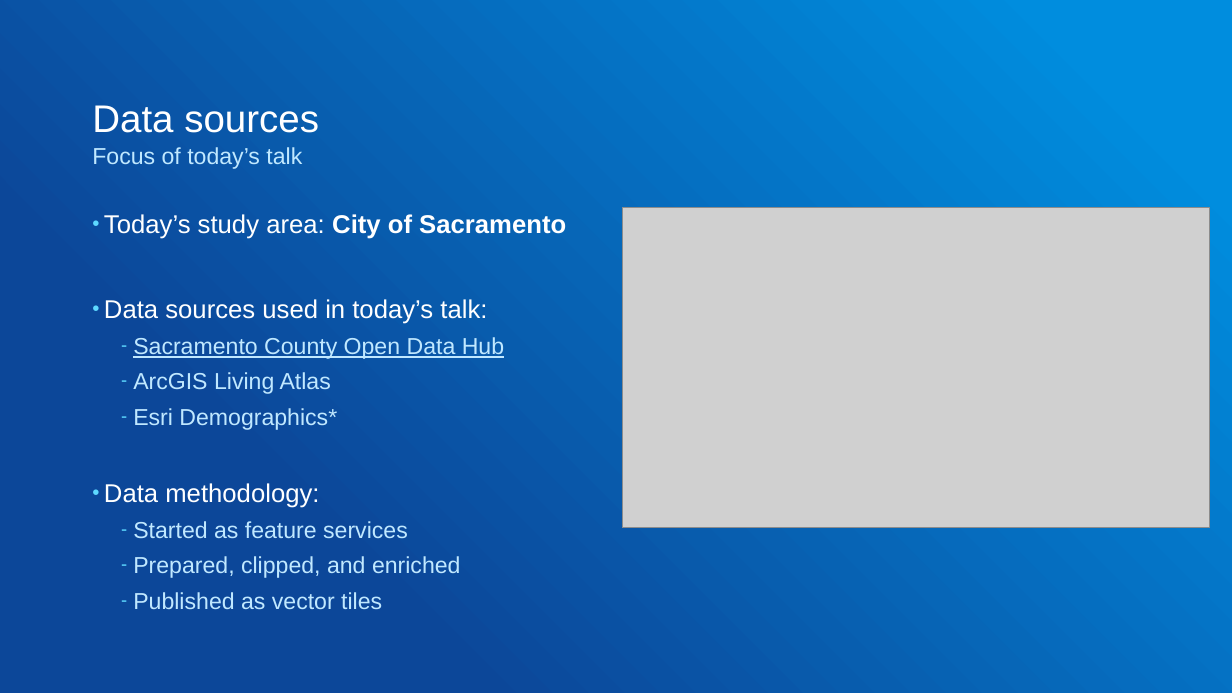
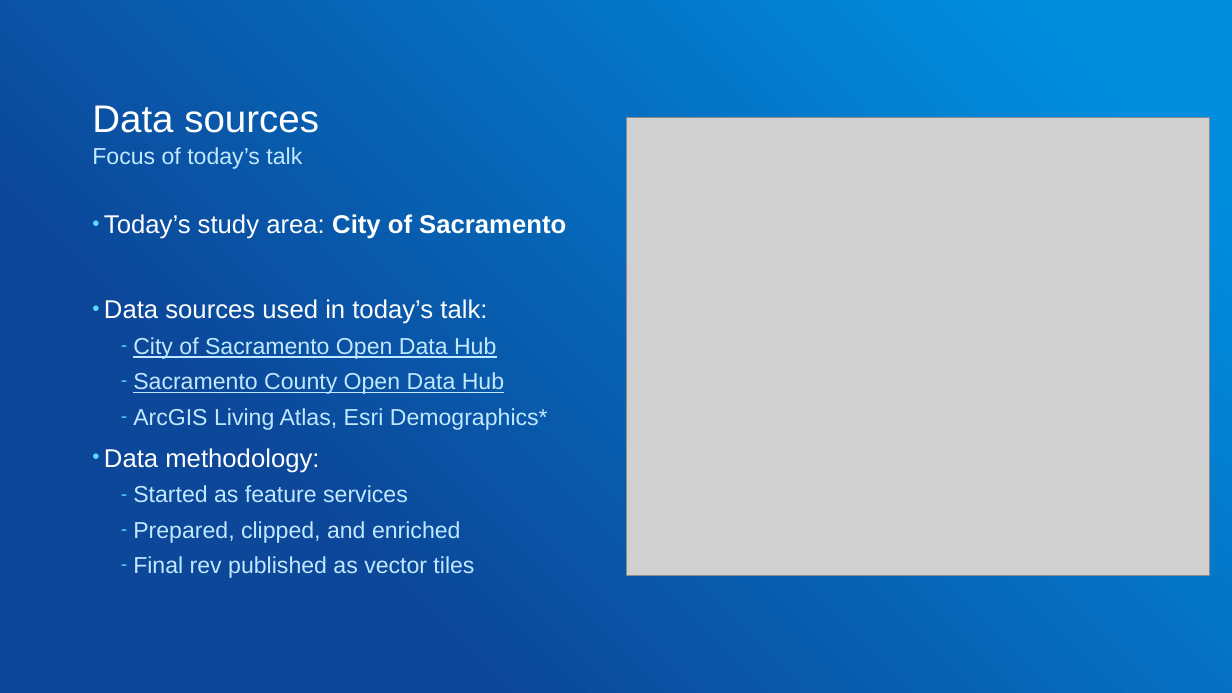
Before and after one commit to gowin20/foss4g-2026-maplibregl-data-visualization, a slide deck: slide 10 of foss4g-maplibre-data-visualization.pptx. Drawn at 1232x693 pixels with LibreOffice and Linux fonts; fonts in the diff are those of the drawing; grey boxes stand for pictures. Boxes give left, top, right and bottom in pixels: in the first picture for what was removed or moved away, otherwise in the second. Text is boxed around its words. In the diff, an @@ line names an element or a change of style, - is before the commit and + after.

```diff
--- a/foss4g-maplibre-data-visualization.pptx
+++ b/foss4g-maplibre-data-visualization.pptx
@@ picture: place and size @@
-picture at [623, 208, 1210, 528]
+picture at [627, 117, 1210, 576]
@@ text at [133, 337, 496, 359]: paragraph added @@
+  – City of Sacramento Open Data Hub
@@ text at [133, 408, 548, 430]: text changed @@
-  – ArcGIS Living Atlas
-  – Esri Demographics*
+  – ArcGIS Living Atlas, Esri Demographics*
@@ text at [133, 556, 474, 578]: text changed @@
-  – Published as vector tiles
+  – Final rev published as vector tiles
```
Also in this commit, not shown: 11 other slides changed, 2 slides added, 1 slide removed, 1 other file.
